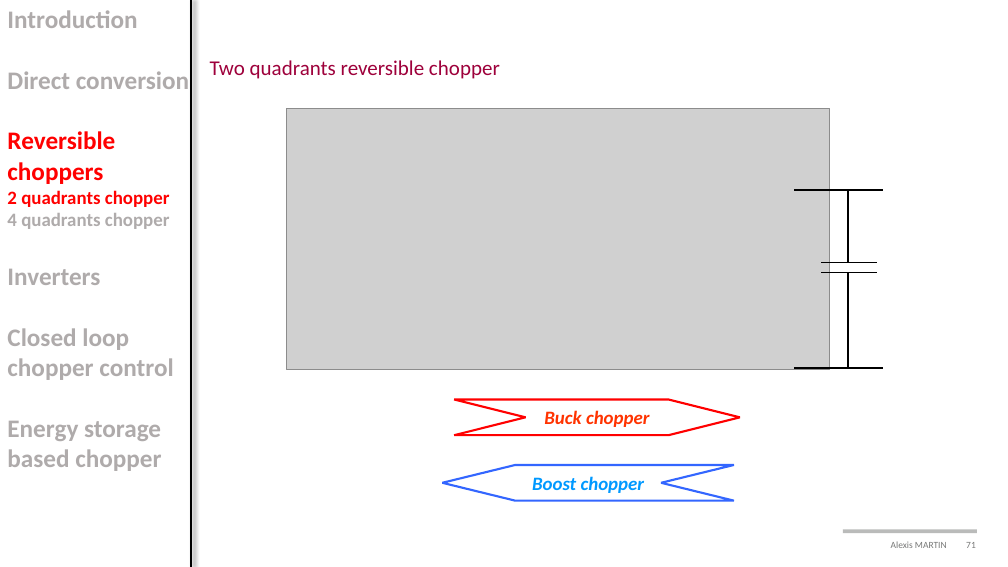
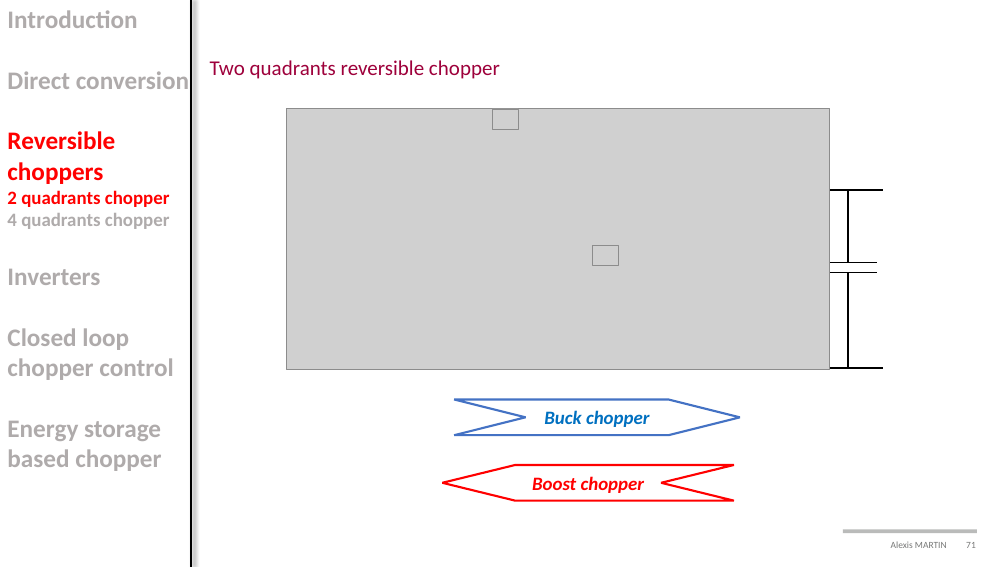
Before and after one commit to alexismartin46/Cours_Electronique_de_Puissance_FISE2, a slide deck: slide 71 of Cours/Cours1_choppers.pptx. Drawn at 1008x567 pixels with LibreOffice and Linux fonts; fonts in the diff are those of the drawing; grey boxes stand for pictures; background and template pictures are left out. Boxes give left, top, right and bottom in pixels: in the first picture for what was removed or moved away, otherwise in the second. Text is boxed around its words. In the diff, an @@ line names an element or a change of style, - is before the commit and + after.

```diff
--- a/Cours/Cours1_choppers.pptx
+++ b/Cours/Cours1_choppers.pptx
@@ picture added at [492, 109, 518, 130] @@
@@ picture added at [593, 245, 619, 266] @@
@@ chevron "Buck chopper" at [454, 399, 740, 435]: text colour #FF3300 to #0070C0; outline #FF0000 2 pt to #4472C4 2 pt @@
@@ chevron "Boost chopper" at [442, 465, 734, 501]: text colour #0099FF to #FF0000; outline #3366FF 2 pt to #FF0000 2 pt @@
```
Also in this commit, not shown: 4 other slides changed, 4 other files.
